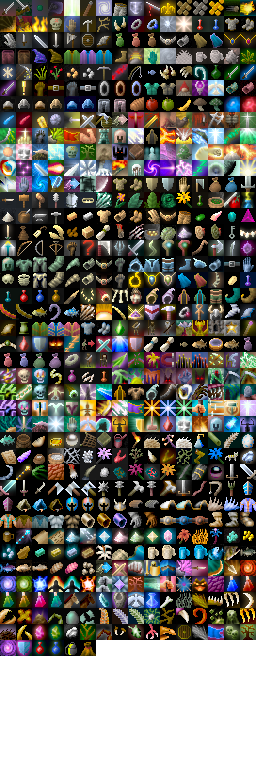
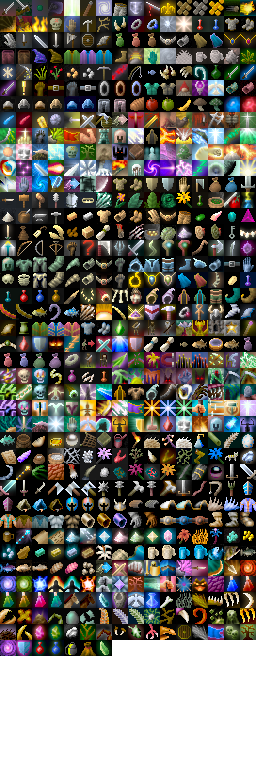
Comparing the layer stacks of the two (256, 768) images. Changes:
painted on "shade" over [95, 638, 112, 656]
